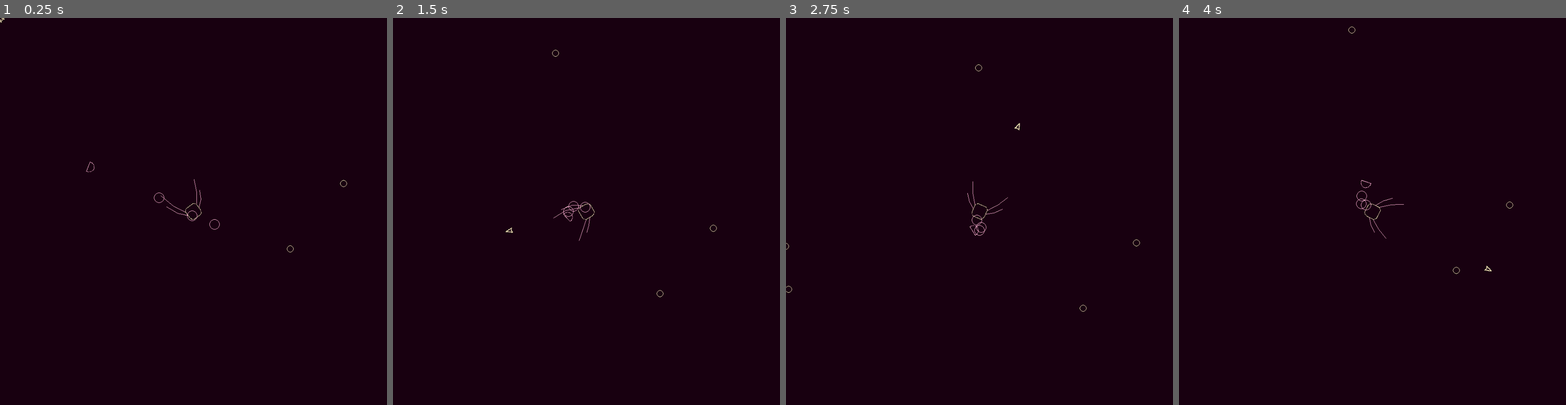
Above: before the commit, frames 1-4 (left to right).
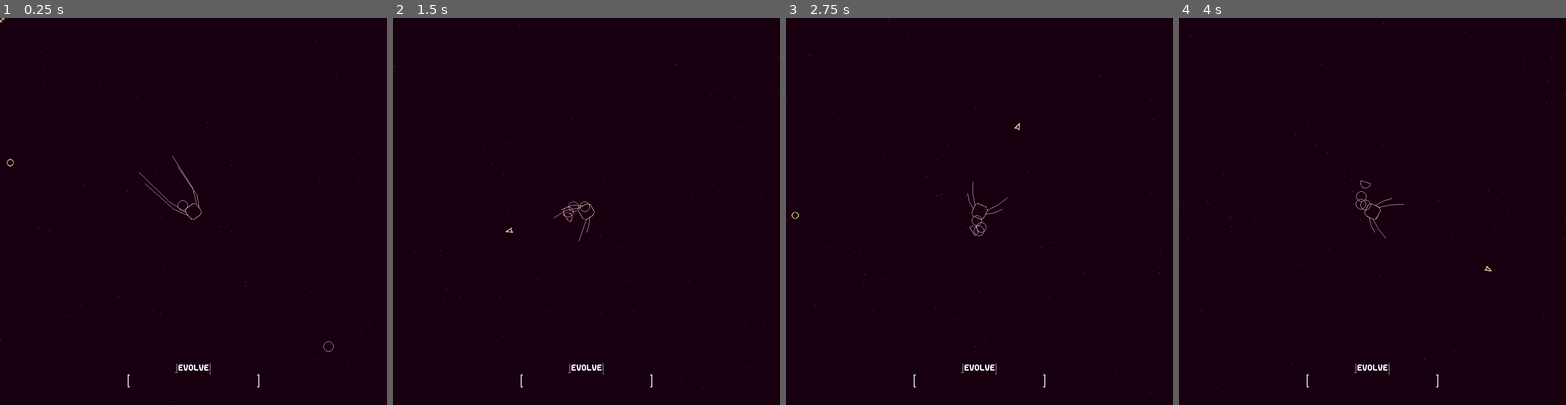
Above: after the commit, the same moments.

Repository: TitouanCh/Evolutionary-Dream-Game
Game: Godot game, scene res://scenes/flask.tscn
The game is run twice, just before and just after one commit, with the same random seed, the same clock (stepped at 60 frames per second) and the same inputs.
Inputs (mouse positions are in pixels of both pictures, inside the frame that each line leads up to):
- Up to frame 1 (0.25 s): no input
- Up to frame 2 (1.5 s): move the mouse to (671, 192) at 0.52 s; click (671, 192) at 0.6 s; move the mouse to (509, 230) at 1.27 s; click (509, 230) at 1.35 s
- Up to frame 3 (2.75 s): move the mouse to (1018, 126) at 2.02 s; click (1018, 126) at 2.1 s
- Up to frame 4 (4 s): move the mouse to (1353, 288) at 2.77 s; click (1353, 288) at 2.85 s; move the mouse to (1488, 269) at 3.52 s; click (1488, 269) at 3.6 s

The runs differ from the first frame. In frame 1, 0.4% of the frame differs, in the area x 0-98%, y 2-100%; in frame 2, 0.2%; in frame 3, 0.3%; in frame 4, 0.2%.

Commit message:
added a lot of stuff

Diff:
--- a/scenes/main.tscn
+++ b/scenes/main.tscn
@@ -1,15 +1,64 @@
-[gd_scene load_steps=6 format=2]
+[gd_scene load_steps=29 format=2]
 
 [ext_resource path="res://scenes/playerV2.tscn" type="PackedScene" id=1]
 [ext_resource path="res://scenes/levelManager.tscn" type="PackedScene" id=2]
 [ext_resource path="res://scenes/biomeManager.tscn" type="PackedScene" id=3]
 [ext_resource path="res://sprites/16Arrow.png" type="Texture" id=4]
 [ext_resource path="res://scripts/cursor.gd" type="Script" id=5]
+[ext_resource path="res://sprites/evolve_text/evolve5.png" type="Texture" id=6]
+[ext_resource path="res://scripts/evolve_text.gd" type="Script" id=7]
+[ext_resource path="res://sprites/evolve_text/evolve2.png" type="Texture" id=8]
+[ext_resource path="res://sprites/evolve_text/evolve3.png" type="Texture" id=9]
+[ext_resource path="res://sprites/evolve_text/evolve1.png" type="Texture" id=10]
+[ext_resource path="res://sprites/evolve_text/evolve4.png" type="Texture" id=11]
+[ext_resource path="res://sprites/evolve_text/evolve10.png" type="Texture" id=12]
+[ext_resource path="res://sprites/evolve_text/evolve6.png" type="Texture" id=13]
+[ext_resource path="res://sprites/evolve_text/evolve8.png" type="Texture" id=14]
+[ext_resource path="res://sprites/evolve_text/evolve9.png" type="Texture" id=15]
+[ext_resource path="res://sprites/evolve_text/evolve12.png" type="Texture" id=16]
+[ext_resource path="res://sprites/evolve_text/evolve7.png" type="Texture" id=17]
+[ext_resource path="res://sprites/evolve_text/evolve11.png" type="Texture" id=18]
+[ext_resource path="res://sprites/evolve_text/evolve13.png" type="Texture" id=19]
+[ext_resource path="res://sprites/evolve_text/evolveC1.png" type="Texture" id=20]
+[ext_resource path="res://sprites/evolve_text/evolveC2.png" type="Texture" id=21]
+[ext_resource path="res://sprites/evolve_text/evolveC4.png" type="Texture" id=22]
+[ext_resource path="res://sprites/evolve_text/evolveC7.png" type="Texture" id=23]
+[ext_resource path="res://sprites/evolve_text/evolveC3.png" type="Texture" id=24]
+[ext_resource path="res://sprites/evolve_text/evolveC6.png" type="Texture" id=25]
+[ext_resource path="res://sprites/evolve_text/evolveC5.png" type="Texture" id=26]
+
+[sub_resource type="SpriteFrames" id=2]
+animations = [ {
+"frames": [ ExtResource( 20 ), ExtResource( 21 ), ExtResource( 24 ), ExtResource( 22 ), ExtResource( 26 ), ExtResource( 25 ), ExtResource( 23 ) ],
+"loop": true,
+"name": "complete",
+"speed": 12.0
+}, {
+"frames": [ ExtResource( 10 ), ExtResource( 8 ), ExtResource( 9 ), ExtResource( 11 ), ExtResource( 6 ), ExtResource( 13 ), ExtResource( 17 ), ExtResource( 14 ), ExtResource( 15 ), ExtResource( 12 ), ExtResource( 18 ), ExtResource( 16 ), ExtResource( 19 ) ],
+"loop": true,
+"name": "transition",
+"speed": 12.0
+}, {
+"frames": [ ExtResource( 10 ) ],
+"loop": true,
+"name": "regular",
+"speed": 5.0
+} ]
+
+[sub_resource type="RectangleShape2D" id=1]
+extents = Vector2( 1500, 10 )
 
 [node name="main" type="Node2D"]
 
+[node name="evolve_text" type="AnimatedSprite" parent="."]
+position = Vector2( 3000, 3388 )
+frames = SubResource( 2 )
+animation = "regular"
+playing = true
+script = ExtResource( 7 )
+
 [node name="player" parent="." instance=ExtResource( 1 )]
-position = Vector2( 391, 204 )
+position = Vector2( 3000, 3000 )
 
 [node name="levelManager" parent="." instance=ExtResource( 2 )]
 
@@ -20,3 +69,11 @@
 
 [node name="sprite" type="Sprite" parent="cursor"]
 texture = ExtResource( 4 )
+
+[node name="wall_test" type="StaticBody2D" parent="."]
+position = Vector2( 1500, -10 )
+
+[node name="collision_shape" type="CollisionShape2D" parent="wall_test"]
+shape = SubResource( 1 )
+
+[connection signal="animation_finished" from="evolve_text" to="evolve_text" method="_on_evolve_text_animation_finished"]
--- /dev/null
+++ b/scripts/evolve_text.gd
@@ -0,0 +1,28 @@
+extends AnimatedSprite
+
+onready var player = get_parent().get_node("player")
+
+var current_value = 0
+var increment = 32
+var transitioned = false
+
+func _process(delta):
+	self.position = player.position + Vector2(0, 378)
+	current_value = lerp(current_value, player.belly, delta)
+	update()
+
+func _draw():
+	if current_value > 0:
+		var y = current_value * increment
+		if y > 300:
+			y = 300
+			if !transitioned:
+				self.animation = "transition"
+				self.playing = true
+				transitioned = true
+		draw_rect(Rect2(-150, 4, y, 24), Color("#FFFF"))
+
+func _on_evolve_text_animation_finished():
+	if self.animation == "transition":
+		self.animation = "complete"
+		self.playing = true
--- a/scripts/levelManager.gd
+++ b/scripts/levelManager.gd
@@ -7,6 +7,10 @@
 var food = []
 var foodSprites = [0]
 var foodText = preload("res://sprites/16Circle.png")
+
+var debris = []
+var debrisSprites = [0]
+var debrisText = preload("res://sprites/1Pixel.png")
 
 var palette = [Color(255), Color(255), Color(255), Color(255)]
 
@@ -18,13 +22,26 @@
 var npcInstances = [0]
 var npcScene = preload("res://scenes/npc.tscn")
 
+var currents = []
+var currents_resolution = 64
+var current_force = 40
+
+var big_distance = 524288
+var small_distance = 512
+
+func _ready():
+	currents = make_currents(512)
+
 func _once():
 	setup_food_sprites(64, foodText)
+	setup_debris_sprites(128, debrisText)
 	setup_explosion_systems(8)
 	setup_npcs(8)
 
-	spawn_food_randomly(600, food, Vector2(-6000, 6000), Vector2(6000, -6000))
-	spawn_npcs_randomly(100, npc, Vector2(-6000, 6000), Vector2(6000, -6000))
+	spawn_food_randomly(600, food, Vector2(0, 16384), Vector2(0, 16384))
+	spawn_npcs_randomly(100, npc, Vector2(0, 16384), Vector2(0, 16384))
+
+	spawn_debris(420, debris, Vector2(0, 200), Vector2(0, 200))
 
 func _process(delta):
 	if !once:
@@ -32,6 +49,11 @@
 		once = true
 	handle_food(delta, food)
 	handle_npc(delta)
+	handle_debris(delta, debris)
+
+	player.linear_velocity += get_current(currents, currents_resolution, player.position) * current_force * delta
+
+	update()
 
 func setup_food_sprites(n, text):
 	for i in range(n):
@@ -40,6 +62,15 @@
 		a.texture = text
 		a.visible = false
 		foodSprites.append(a)
+		a.modulate = palette[1]
+
+func setup_debris_sprites(n, text):
+	for i in range(n):
+		var a = Sprite.new()
+		self.add_child(a)
+		a.texture = text
+		a.visible = false
+		debrisSprites.append(a)
 		a.modulate = palette[2]
 
 func setup_explosion_systems(n):
@@ -60,18 +91,19 @@
 func handle_food(d, f):
 	var idx_remove_list = []
 	for i in range(len(f)):
+		f[i] += get_current(currents, currents_resolution, f[i]) * current_force * d
 		for w in range(len(npcInstances)):
 			var entity = player
 			if w > 0:
 				entity = npcInstances[w]
 			var distance = f[i].distance_squared_to(entity.position)
-			if  distance < 262144:
+			if  distance < big_distance:
 				foodSprites[foodSprites[0] + 1].visible = true
 				foodSprites[foodSprites[0] + 1].position = f[i]
 				foodSprites[0] += 1
 				if foodSprites[0] == len(foodSprites) - 1:
 					foodSprites[0] = 0
-			if distance < 256:
+			if distance < small_distance:
 				explosionSystems[explosionSystems[0] + 1].position = f[i]
 				explosionSystems[explosionSystems[0] + 1].emitting = true
 				explosionSystems[explosionSystems[0] + 1].process_material.set_shader_param("impact", entity.linear_velocity)
@@ -79,8 +111,8 @@
 				for j in range(1, len(foodSprites)):
 					if foodSprites[j].position == f[i]:
 						foodSprites[j].visible = false
-				f[i] = null
 				idx_remove_list.append(i)
+				entity.belly += 1
 				explosionSystems[0] += 1
 				if explosionSystems[0] == len(explosionSystems) - 1:
 					explosionSystems[0] = 0
@@ -89,10 +121,36 @@
 	for i in idx_remove_list:
 		f.remove(i)
 
+func handle_debris(d, f):
+	for i in range(len(f)):
+
+		f[i] += get_current(currents, currents_resolution, f[i]) * current_force * d * 6
+		f[i] += Vector2(randf() * 3 - 1.5, randf() * 3 - 1.5)
+
+		var distance = f[i].distance_squared_to(player.position)
+
+		if  distance < big_distance:
+			debrisSprites[debrisSprites[0] + 1].visible = true
+			debrisSprites[debrisSprites[0] + 1].position = f[i]
+			debrisSprites[0] += 1
+			if debrisSprites[0] == len(debrisSprites) - 1:
+				debrisSprites[0] = 0
+		else:
+			f[i] = Vector2(randf() * 4000 - 2000 + player.position.x, randf() * 4000 - 2000 + player.position.y)
+
 func spawn_food_randomly(n, f, xbor, ybor):
 	for i in range(n):
 		randomize()
 		f.append(Vector2(xbor.x + (randf() * (xbor.y - xbor.x)), ybor.x + (randf() * (ybor.y - ybor.x))))
+
+func spawn_debris(n, f, xbor, ybor):
+	for i in range(n):
+		randomize()
+		f.append(Vector2(xbor.x + (randf() * (xbor.y - xbor.x)), ybor.x + (randf() * (ybor.y - ybor.x))))
+
+func delete_debris(n, f):
+	for i in range(n):
+		f.remove(0)
 
 func spawn_npcs_randomly(n, f, xbor, ybor):
 	for i in range(n):
@@ -123,6 +181,7 @@
 						closest_food = food[j]
 						smallest_distance = dist
 				npcInstances[npc[i][3]].target = closest_food
+				npcInstances[npc[i][3]].linear_velocity += get_current(currents, currents_resolution, npcInstances[npc[i][3]].position) * current_force * delta
 		else:
 			npc[i][0] += Vector2(randf()-0.5, randf()-0.5) * delta * 10
 
@@ -130,7 +189,65 @@
 	palette = p
 	for i in range(1, len(foodSprites)):
 		foodSprites[i].modulate = p[2]
+	for i in range(1, len(debrisSprites)):
+		debrisSprites[i].modulate = p[1]
 	for i in range(1, len(explosionSystems)):
 		explosionSystems[i].modulate = p[2]
 	for i in range(1, len(npcInstances)):
 		OrganismUtilities.recolor(npcInstances[i], p, npcInstances[i].body_sprite, npcInstances[i].neutral_sprites, npcInstances[i].tail)
+
+func make_currents(size = 10):
+	var currents_table = []
+
+	for i in range(size):
+		var r = []
+		for j in range(size):
+			r.append(Vector2.ZERO)
+		currents_table.append(r)
+
+	var noise = OpenSimplexNoise.new()
+
+	# Configure
+	noise.seed = randi()
+	noise.octaves = 4
+	noise.period = 20.0
+	noise.persistence = 0.8
+
+	var noise_image = noise.get_image(size, size)
+
+	for y in range(size):
+		for x in range(size):
+			currents_table[y][x].x = noise.get_noise_2d(x, y)
+			currents_table[y][x].y = noise.get_noise_3d(x, 0, y)
+
+	return currents_table
+
+func get_current(c, r, pos):
+	var a2 = int(pos.x) % r + (pos.x - int(pos.x))
+	var a1 = r - a2
+#
+#	var x = c[floor(pos.x/r)].x * a1 + c[ceil(pos.x/r)].x * a2
+
+	var b2 = int(pos.y) % r + (pos.y - int(pos.y))
+	var b1 = r - b2
+
+#	var y = c[floor(pos.y/r)].y * b1 + c[ceil(pos.y/r)].y * b2
+
+	var v1 = c[floor(pos.y/r)][floor(pos.x/r)] * (b1 + a1)
+	var v2 = c[ceil(pos.y/r)][floor(pos.x/r)] * (b2 + a1)
+	var v3 = c[floor(pos.y/r)][ceil(pos.x/r)] * (b1 + a2)
+	var v4 = c[ceil(pos.y/r)][ceil(pos.x/r)] * (b2 + a2)
+
+	return (v1 + v2 + v3 + v4) / (b1 + b1 + b2 + b2 + a1 + a1 + a2 + a2)
+
+func draw_currents(c, r):
+	for y in range(len(currents)):
+		for x in range(len(currents[y])):
+			if Vector2(x * r, y * r).distance_squared_to(player.position) < 262144:
+				draw_line(Vector2(x, y) * r, (Vector2(x, y) + currents[y][x]) * r, palette[1])
+
+	draw_line(player.position, player.position + get_current(currents, currents_resolution, player.position) * current_force, palette[1])
+
+func _draw():
+#	draw_currents(currents, currents_resolution)
+	pass
--- a/scripts/organism.gd
+++ b/scripts/organism.gd
@@ -6,6 +6,8 @@
 var accel = 10
 var friction = 0.95
 var once = false
+
+var belly = 0
 
 var type
 
Binary file added: sprites/evolve.aseprite
Binary file added: sprites/evolve.png
Not shown, added: sprites/evolve.png.import
Binary file added: sprites/evolve_text/evolve1.png
Not shown, added: sprites/evolve_text/evolve1.png.import
Binary file added: sprites/evolve_text/evolve10.png
Not shown, added: sprites/evolve_text/evolve10.png.import
Binary file added: sprites/evolve_text/evolve11.png
Not shown, added: sprites/evolve_text/evolve11.png.import
Binary file added: sprites/evolve_text/evolve12.png
Not shown, added: sprites/evolve_text/evolve12.png.import
Binary file added: sprites/evolve_text/evolve13.png
(and 31 more such lines)
